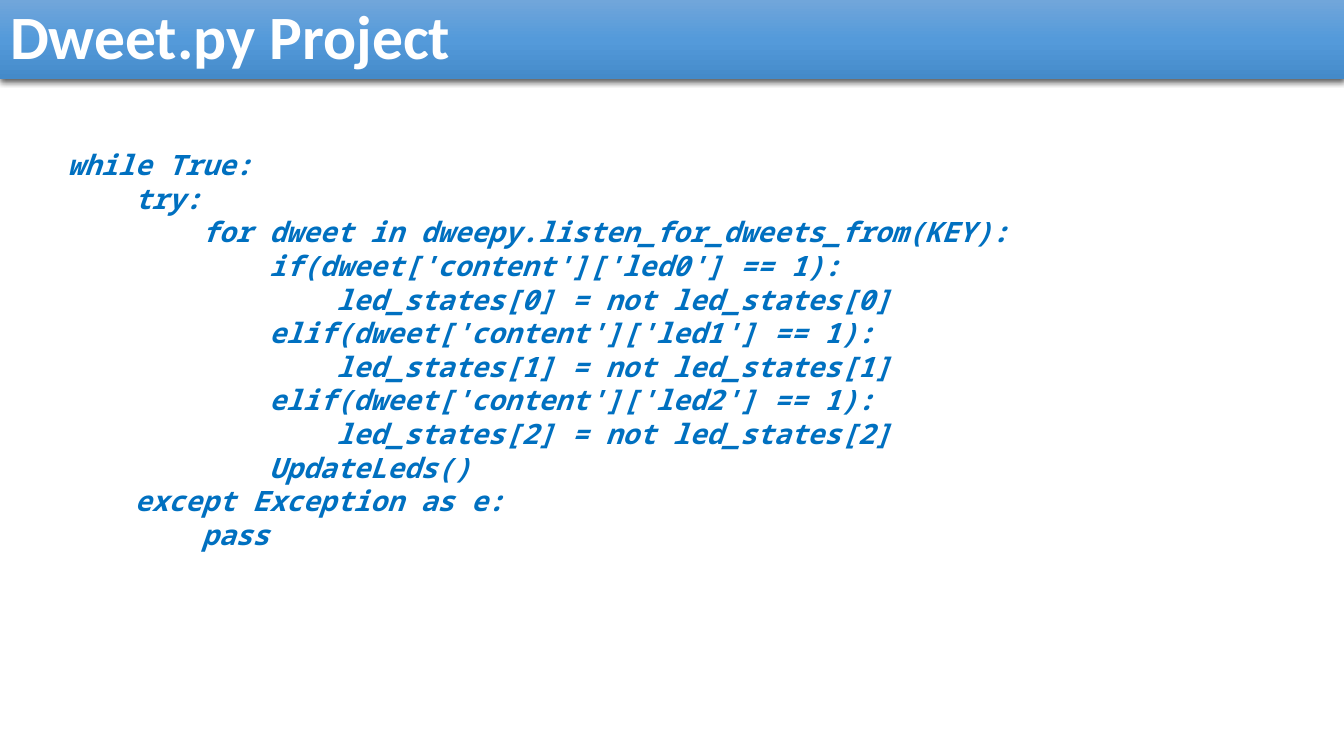
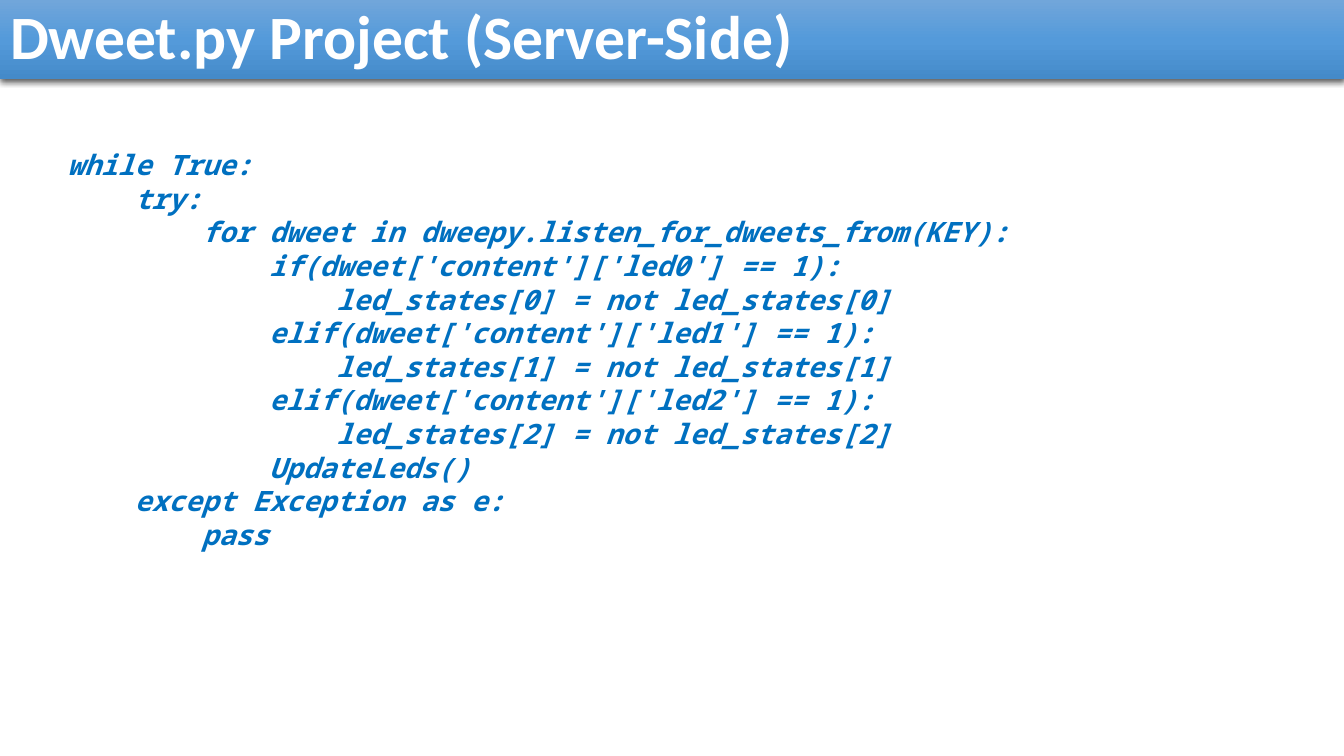
Before and after one commit to reza-arjmandi/rpi-course, a slide deck: slide 16 of session4/presentaion/Internet_Of_Things.pptx (slide 14 before the commit). Drawn at 1344x756 pixels with LibreOffice and Linux fonts; fonts in the diff are those of the drawing. Boxes give left, top, right and bottom in pixels: in the first picture for what was removed or moved away, otherwise in the second. Text is boxed around its words. In the diff, an @@ line names an element or a change of style, - is before the commit and + after.

Commit message:
session4 IOT projects updated

```diff
--- a/session4/presentaion/Internet_Of_Things.pptx
+++ b/session4/presentaion/Internet_Of_Things.pptx
@@ text in rectangle at [10,13,792,70]: text changed @@
-Dweet.py Project
+Dweet.py Project (Server-Side)
```
Also in this commit, not shown: 1 other slide changed, 2 slides added, 2 other files.
